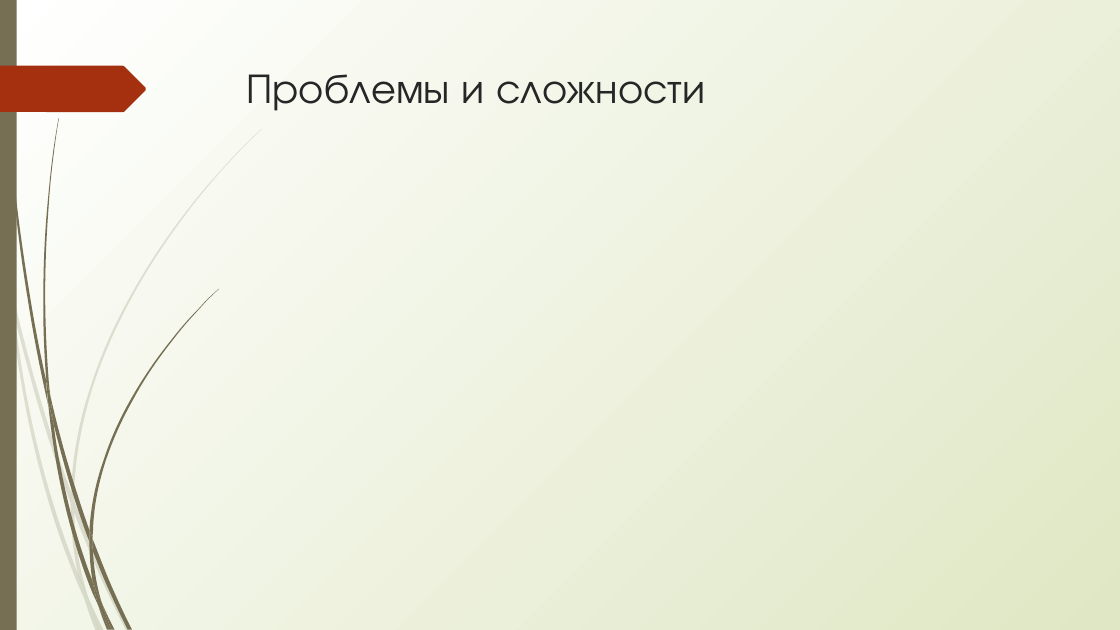
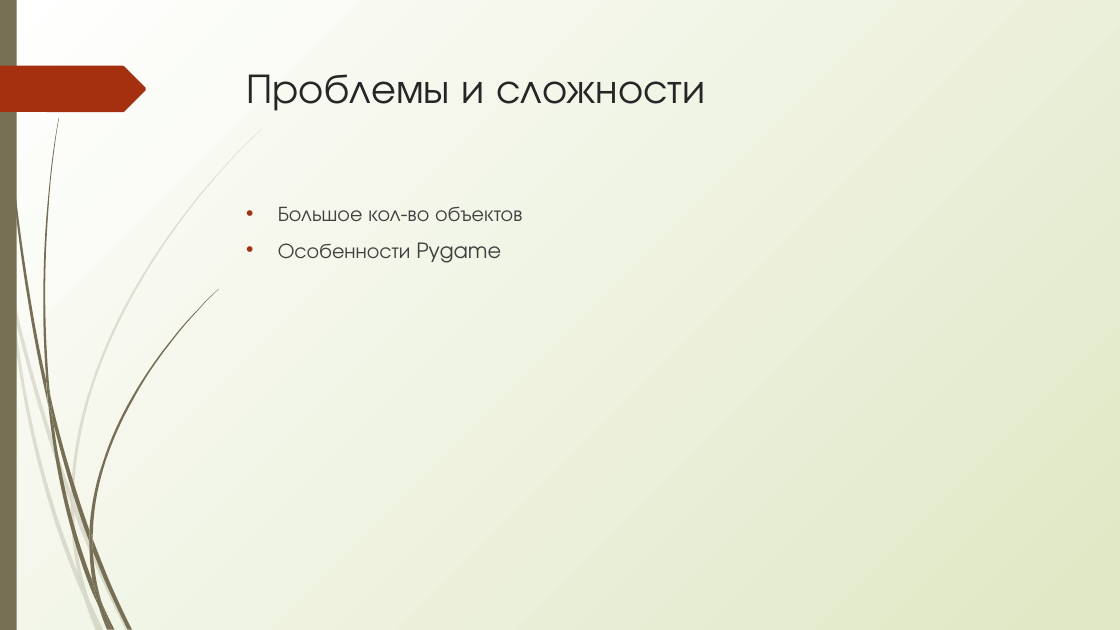
Before and after one commit to funcargobull/spirit_warrior, a slide deck: slide 7 of Spirit Warrior.pptx. Drawn at 1120x630 pixels with LibreOffice and Linux fonts; fonts in the diff are those of the drawing. Boxes give left, top, right and bottom in pixels: in the first picture for what was removed or moved away, otherwise in the second. Text is boxed around its words. In the diff, an @@ line names an element or a change of style, - is before the commit and + after.

```diff
--- a/Spirit Warrior.pptx
+++ b/Spirit Warrior.pptx
@@ text added at (x1=278, y1=207, x2=522, y2=263), 18 pt, text #404040 @@
+• Большое кол-во объектов
+• Особенности Pygame
```
